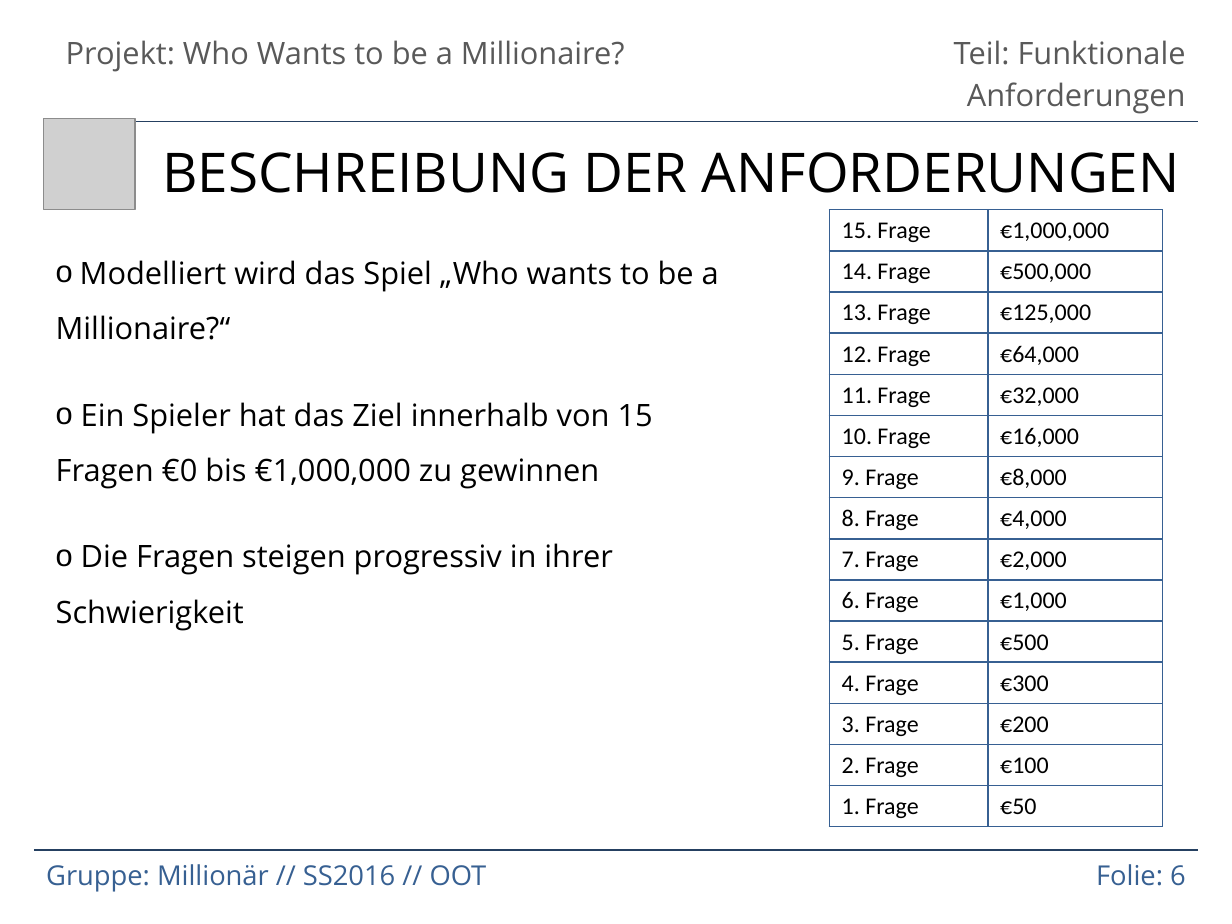
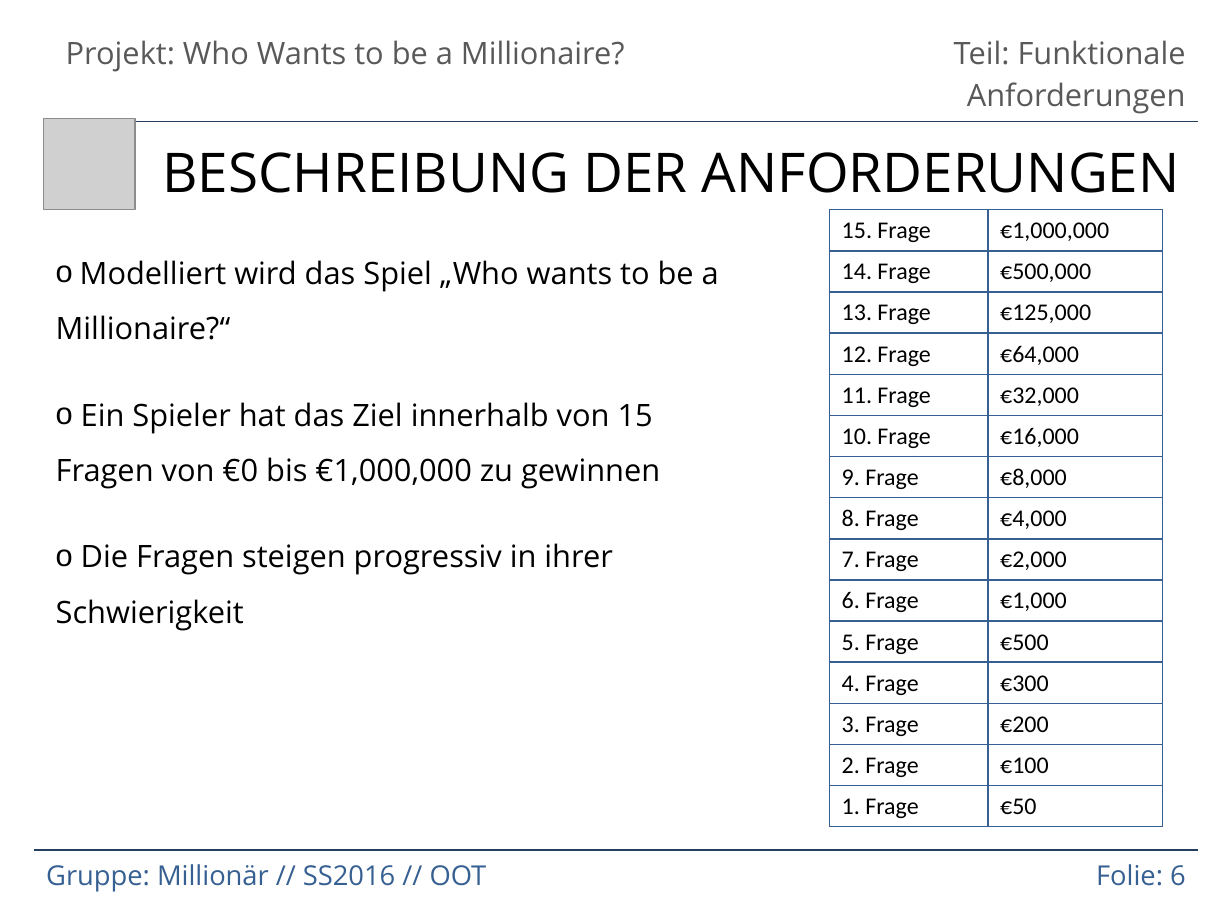
Before and after one commit to marcelherd/OOT-Projekt, a slide deck: slide 6 of Analyse/OOT-Projekt-Milestone-Presentation.pptx. Drawn at 1232x924 pixels with LibreOffice and Linux fonts; fonts in the diff are those of the drawing; grey boxes stand for pictures. Boxes give left, top, right and bottom in pixels: in the first picture for what was removed or moved away, otherwise in the second. Text is boxed around its words. In the diff, an @@ line names an element or a change of style, - is before the commit and + after.

```diff
--- a/Analyse/OOT-Projekt-Milestone-Presentation.pptx
+++ b/Analyse/OOT-Projekt-Milestone-Presentation.pptx
@@ text at [56, 402, 660, 489]: text changed @@
-o Ein Spieler hat das Ziel innerhalb von 15 Fragen €0 bis €1,000,000 zu gewinnen
+o Ein Spieler hat das Ziel innerhalb von 15 Fragen von €0 bis €1,000,000 zu gewinnen
```
Also in this commit, not shown: 3 other slides changed, 4 slides added, 1 other file.
